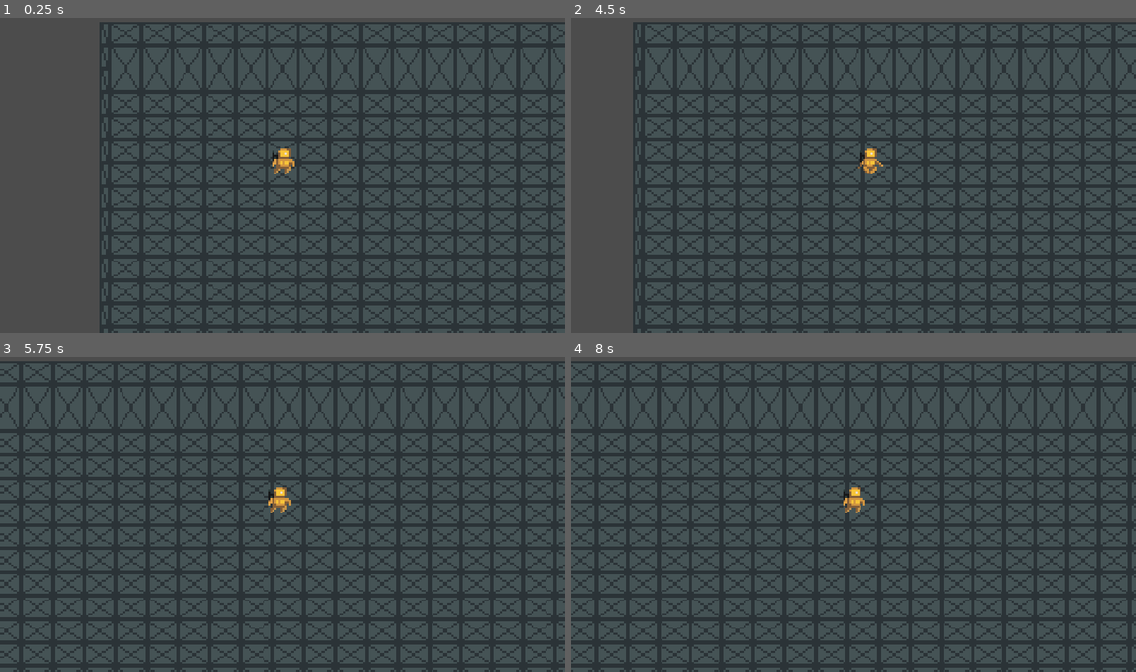
Above: before the commit, frames 1-4 (two rows, left to right).
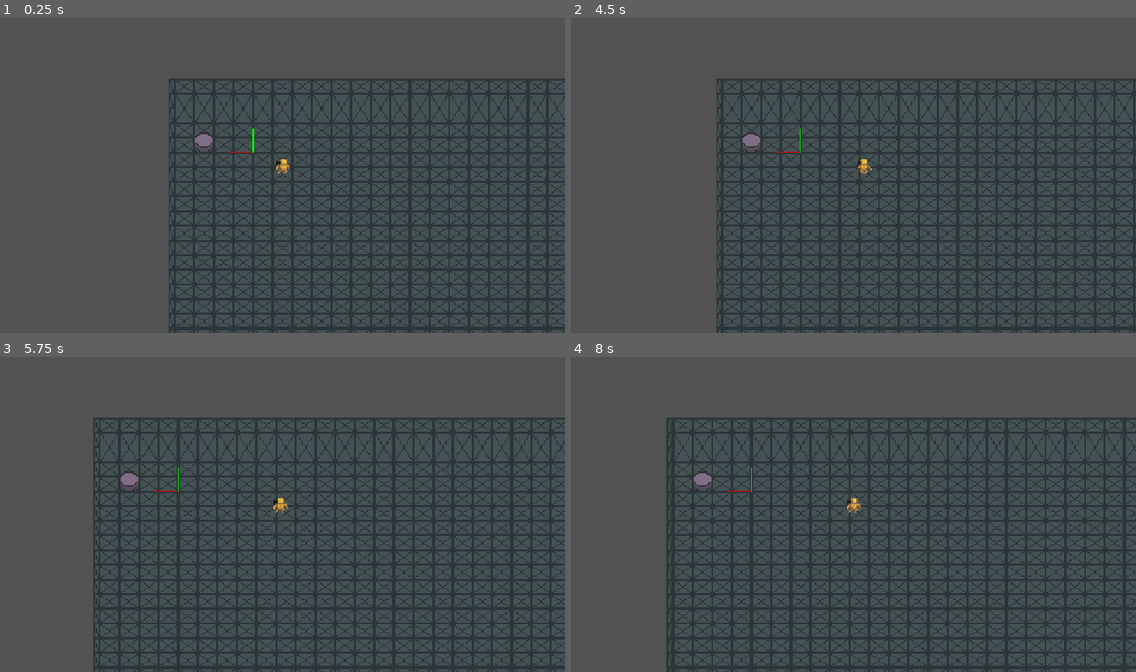
Above: after the commit, the same moments.

Repository: appellatebaton0/gmtk-2026
Game: Godot game, scene res://Scenes/Main.tscn
Same seed, same stepped clock (60 frames per second), same inputs: the game is played once before the commit and once after it.
Inputs:
- Up to frame 1 (0.25 s): no input
- Up to frame 2 (4.5 s): tap Enter at 0.5, 3.5 s; hold L (AtkRight) 0.53-1.28 s; tap Q (Dash) every 0.75 s from 0.6 to 4.35 s; hold K (AtkDown) 1.28-2.03 s; tap Space at 2 s; hold L (AtkRight) 2.03-2.78 s; hold I (AtkUp) 2.78-3.53 s; hold J (AtkLeft) from 3.53 s (still down)
- Up to frame 3 (5.75 s): release J (AtkLeft) at 5.03 s; hold K (AtkDown) from 5.03 s (still down); tap Q (Dash) at 5.1 s
- Up to frame 4 (8 s): release K (AtkDown) at 5.78 s; hold L (AtkRight) 5.78-6.53 s; tap Q (Dash) at 5.85, 6.6, 7.35 s; hold I (AtkUp) 6.53-7.28 s; hold L (AtkRight) from 7.28 s (still down)

The runs differ from the first frame. In frame 1, 37% of the frame differs, in the area x 17-100%, y 1-100%; in frame 2, 40%; in frame 3, 44%; in frame 4, 44%, in the area x 0-100%, y 1-100%.

Commit message:
h3.4 - Pucks & Glowing
Made some stuff glowy, and made the pucks mostly work (everything's gonna mostly work...). Could use a failsafe so that hitting something moving away from you doesn't bounce it back.

Diff:
--- /dev/null
+++ b/Assets/Resources/Environment.tres
@@ -0,0 +1,6 @@
+[gd_resource type="Environment" format=3 uid="uid://bolc6k8s8npy5"]
+
+[resource]
+background_mode = 3
+glow_enabled = true
+glow_bloom = 0.4
--- a/Assets/Resources/Tileset.tres
+++ b/Assets/Resources/Tileset.tres
@@ -8,16 +8,10 @@
 0:0/0 = 0
 1:0/size_in_atlas = Vector2i(1, 3)
 1:0/0 = 0
-1:0/0/physics_layer_0/polygon_0/points = PackedVector2Array(-8, 6, 8, 6, 8, 18, -8, 18)
 2:0/0 = 0
-2:0/0/physics_layer_0/polygon_0/points = PackedVector2Array(3, -6, 8, -6, 8, 6, 3, 6)
 2:1/0 = 0
-2:1/0/physics_layer_0/polygon_0/points = PackedVector2Array(-3, -6, -8, -6, -8, 6, -3, 6)
 2:2/0 = 0
-2:2/0/physics_layer_0/polygon_0/points = PackedVector2Array(8, -6, -8, -6, -8, -1, 8, -1)
 
 [resource]
 tile_size = Vector2i(16, 12)
-physics_layer_0/collision_layer = 1
-physics_layer_0/collision_mask = 127
 sources/0 = SubResource("TileSetAtlasSource_vbg1i")
--- /dev/null
+++ b/Assets/Shaders/ColorGlow.gdshader
@@ -0,0 +1,28 @@
+shader_type canvas_item;
+// Replaces a certain color with another, assumedly glowing color.
+
+uniform float threshold = 0.1;
+uniform vec4 target_color:source_color;
+uniform vec4 result_color:source_color;
+
+float dist(vec4 a, vec4 b)
+{
+	return sqrt(
+		(pow(a.r, 2) - pow(b.r, 2)) +
+		(pow(a.g, 2) - pow(b.g, 2)) +
+		(pow(a.b, 2) - pow(b.b, 2)) +
+		(pow(a.a, 2) - pow(b.a, 2))
+	);
+}
+
+void fragment() {
+	if (dist(COLOR, target_color) <= threshold)
+	{
+		COLOR = result_color;
+	}
+}
+
+//void light() {
+//	// Called for every pixel for every light affecting the CanvasItem.
+//	// Uncomment to replace the default light processing function with this one.
+//}
--- a/Scenes/Main.tscn
+++ b/Scenes/Main.tscn
@@ -3,6 +3,35 @@
 [ext_resource type="TileSet" uid="uid://b0sxh1af74abg" path="res://Assets/Resources/Tileset.tres" id="1_r150o"]
 [ext_resource type="Script" uid="uid://dng6hkdv3fdx8" path="res://Scripts/Camera.gd" id="2_idj7w"]
 [ext_resource type="PackedScene" uid="uid://bk3rtxa1ypj1p" path="res://Scenes/Player.tscn" id="2_kln2b"]
+[ext_resource type="Environment" uid="uid://bolc6k8s8npy5" path="res://Assets/Resources/Environment.tres" id="4_rgh2o"]
+[ext_resource type="PackedScene" uid="uid://dwbp825t03lay" path="res://Scenes/Puck.tscn" id="5_pbw6q"]
+
+[sub_resource type="GDScript" id="GDScript_dhcmq"]
+script/source = "@tool
+extends Node2D
+
+@onready var a_node:Node2D = $A
+@onready var b_node:Node2D = $B
+
+func _process(delta: float) -> void:
+	queue_redraw()
+
+func _draw() -> void:
+
+	var a := a_node.position.normalized()
+	var b := b_node.position.normalized()
+
+	draw_line(Vector2.ZERO, a * 20, Color.RED , 1.0)
+	draw_line(Vector2.ZERO, b * 20, Color.BLUE, 1.0)
+
+	#c=b-2(d dot n)n
+	var c = b - (2 * b.dot(a) * a)
+
+	draw_line(Vector2.ZERO, c * 20, Color.GREEN, 1.0)
+"
+
+[sub_resource type="RectangleShape2D" id="RectangleShape2D_dhcmq"]
+size = Vector2(431, 12)
 
 [node name="Main" type="Node" unique_id=1246740861]
 
@@ -16,5 +45,43 @@
 
 [node name="Camera2D" type="Camera2D" parent="." unique_id=554506989]
 position = Vector2(24, 18)
-zoom = Vector2(4, 4)
+zoom = Vector2(2.5, 2.5)
 script = ExtResource("2_idj7w")
+
+[node name="WorldEnvironment" type="WorldEnvironment" parent="." unique_id=1072975527]
+environment = ExtResource("4_rgh2o")
+
+[node name="CanvasModulate" type="CanvasModulate" parent="." unique_id=1605340611]
+color = Color(0.9122889, 0.9122889, 0.9122887, 1)
+
+[node name="Puck" parent="." unique_id=2011018015 instance=ExtResource("5_pbw6q")]
+position = Vector2(-40, -6)
+
+[node name="TestingGround" type="Node2D" parent="." unique_id=968163292]
+script = SubResource("GDScript_dhcmq")
+
+[node name="A" type="Node2D" parent="TestingGround" unique_id=636193194]
+position = Vector2(-27, 0)
+
+[node name="B" type="Node2D" parent="TestingGround" unique_id=1196630460]
+position = Vector2(0, -9)
+
+[node name="StaticBody2D" type="StaticBody2D" parent="." unique_id=713072858]
+
+[node name="CollisionShape2D" type="CollisionShape2D" parent="StaticBody2D" unique_id=996545147]
+position = Vector2(151.5, -30)
+shape = SubResource("RectangleShape2D_dhcmq")
+
+[node name="CollisionShape2D2" type="CollisionShape2D" parent="StaticBody2D" unique_id=2091323191]
+position = Vector2(151, 282)
+shape = SubResource("RectangleShape2D_dhcmq")
+
+[node name="CollisionShape2D3" type="CollisionShape2D" parent="StaticBody2D" unique_id=1323720647]
+position = Vector2(-70, 128)
+rotation = 1.5707964
+shape = SubResource("RectangleShape2D_dhcmq")
+
+[node name="CollisionShape2D4" type="CollisionShape2D" parent="StaticBody2D" unique_id=491503920]
+position = Vector2(373, 128)
+rotation = 1.5707964
+shape = SubResource("RectangleShape2D_dhcmq")
--- a/Scenes/Player.tscn
+++ b/Scenes/Player.tscn
@@ -3,9 +3,16 @@
 [ext_resource type="Script" uid="uid://dvaxcquvh2phj" path="res://Scripts/Player.gd" id="1_rpqav"]
 [ext_resource type="Texture2D" uid="uid://coyucdr4cc3tc" path="res://Assets/Textures/PlayerAttack.png" id="2_gntrk"]
 [ext_resource type="Texture2D" uid="uid://bd7ofmndhmht4" path="res://Assets/Textures/Player.png" id="2_kyqiw"]
+[ext_resource type="Shader" uid="uid://cv37b3j8bva31" path="res://Assets/Shaders/ColorGlow.gdshader" id="3_dewec"]
 
 [sub_resource type="RectangleShape2D" id="RectangleShape2D_dhcmq"]
 size = Vector2(14, 6)
+
+[sub_resource type="RectangleShape2D" id="RectangleShape2D_ncx8q"]
+size = Vector2(18, 6.667)
+
+[sub_resource type="RectangleShape2D" id="RectangleShape2D_kyqiw"]
+size = Vector2(6, 24)
 
 [sub_resource type="AtlasTexture" id="AtlasTexture_u7x0b"]
 atlas = ExtResource("2_gntrk")
@@ -172,6 +179,12 @@
 "speed": 22.0
 }]
 
+[sub_resource type="ShaderMaterial" id="ShaderMaterial_xp48g"]
+shader = ExtResource("3_dewec")
+shader_parameter/threshold = 0.1
+shader_parameter/target_color = Color(0.91764706, 0.8784314, 0.8666667, 1)
+shader_parameter/result_color = Color(2.417, 2.316, 2.288, 1)
+
 [sub_resource type="AtlasTexture" id="AtlasTexture_gntrk"]
 atlas = ExtResource("2_kyqiw")
 region = Rect2(192, 0, 16, 16)
@@ -307,49 +320,53 @@
 "speed": 8.0
 }]
 
-[sub_resource type="RectangleShape2D" id="RectangleShape2D_ncx8q"]
-size = Vector2(18, 6.667)
-
-[sub_resource type="RectangleShape2D" id="RectangleShape2D_kyqiw"]
-size = Vector2(6, 24)
-
 [node name="Player" type="CharacterBody2D" unique_id=185942452 groups=["Player"]]
 collision_layer = 2
 script = ExtResource("1_rpqav")
+attack_damage = 20.0
 
 [node name="CollisionShape2D" type="CollisionShape2D" parent="." unique_id=129116552]
 shape = SubResource("RectangleShape2D_dhcmq")
 
+[node name="Area2D" type="Area2D" parent="." unique_id=2122509734]
+collision_layer = 0
+collision_mask = 4
+
+[node name="Right" type="CollisionShape2D" parent="Area2D" unique_id=650746539]
+position = Vector2(12.8, 0)
+rotation = -1.5707964
+shape = SubResource("RectangleShape2D_ncx8q")
+
+[node name="Left" type="CollisionShape2D" parent="Area2D" unique_id=947485942]
+position = Vector2(-12.8, 0)
+rotation = -1.5707964
+shape = SubResource("RectangleShape2D_ncx8q")
+
+[node name="Down" type="CollisionShape2D" parent="Area2D" unique_id=1656603872]
+position = Vector2(0, 9.6)
+rotation = -1.5707964
+shape = SubResource("RectangleShape2D_kyqiw")
+
+[node name="Up" type="CollisionShape2D" parent="Area2D" unique_id=762481332]
+position = Vector2(0, -9.6)
+rotation = -1.5707964
+shape = SubResource("RectangleShape2D_kyqiw")
+
 [node name="AttackAnim" type="AnimatedSprite2D" parent="." unique_id=218776929]
+modulate = Color(1.8247963, 1.8247963, 1.8247963, 0.3372549)
 texture_filter = 1
 position = Vector2(0, -5)
 sprite_frames = SubResource("SpriteFrames_v4dds")
 animation = &"Vertical"
+frame = 12
+frame_progress = 1.0
 
 [node name="Sprite2D" type="AnimatedSprite2D" parent="." unique_id=1071092971]
 texture_filter = 1
+material = SubResource("ShaderMaterial_xp48g")
 position = Vector2(0, -8)
 sprite_frames = SubResource("SpriteFrames_dhcmq")
 animation = &"Attack"
 
-[node name="Area2D" type="Area2D" parent="." unique_id=2122509734]
-
-[node name="Right" type="CollisionShape2D" parent="Area2D" unique_id=650746539]
-position = Vector2(12.8, 0)
-rotation = -1.5707964
-shape = SubResource("RectangleShape2D_ncx8q")
-
-[node name="Left" type="CollisionShape2D" parent="Area2D" unique_id=947485942]
-position = Vector2(-12.8, 0)
-rotation = -1.5707964
-shape = SubResource("RectangleShape2D_ncx8q")
-
-[node name="Down" type="CollisionShape2D" parent="Area2D" unique_id=1656603872]
-position = Vector2(0, 9.6)
-rotation = -1.5707964
-shape = SubResource("RectangleShape2D_kyqiw")
-
-[node name="Up" type="CollisionShape2D" parent="Area2D" unique_id=762481332]
-position = Vector2(0, -9.6)
-rotation = -1.5707964
-shape = SubResource("RectangleShape2D_kyqiw")
+[connection signal="area_entered" from="Area2D" to="." method="_on_area_hit"]
+[connection signal="body_entered" from="Area2D" to="." method="_on_body_hit"]
--- /dev/null
+++ b/Scenes/Puck.tscn
@@ -0,0 +1,20 @@
+[gd_scene format=3 uid="uid://dwbp825t03lay"]
+
+[ext_resource type="Texture2D" uid="uid://bxfkwbgyncdp" path="res://Assets/Textures/Puck.png" id="1_5ddw5"]
+[ext_resource type="Script" uid="uid://blhblgl6vuper" path="res://Scripts/Puck.gd" id="1_kf2af"]
+
+[sub_resource type="RectangleShape2D" id="RectangleShape2D_ncx8q"]
+size = Vector2(16, 12)
+
+[node name="Puck" type="CharacterBody2D" unique_id=686180773]
+collision_layer = 4
+collision_mask = 11
+script = ExtResource("1_kf2af")
+
+[node name="CollisionShape2D" type="CollisionShape2D" parent="." unique_id=813560207]
+shape = SubResource("RectangleShape2D_ncx8q")
+
+[node name="Sprite2D" type="Sprite2D" parent="." unique_id=1516124654]
+texture_filter = 1
+position = Vector2(0, -2)
+texture = ExtResource("1_5ddw5")
--- a/Scripts/Player.gd
+++ b/Scripts/Player.gd
@@ -135,6 +135,8 @@
 
 		velocity = Vector2.ZERO
 
+		atk_anim.stop()
+
 		if attack_direction.x != 0:
 			atk_anim.play("Horizontal")
 
@@ -166,5 +168,11 @@
 	if not attack_colliders.has(direction): return
 
 	disable_colliders()
-	print(attack_colliders[direction])
 	attack_colliders[direction].disabled = false
+
+
+
+func _on_body_hit(body: Node2D) -> void:
+	if body is Puck: body.hit(attack_direction * attack_damage)
+	print(attack_direction)
+	pass # Replace with function body.
--- /dev/null
+++ b/Scripts/Puck.gd
@@ -0,0 +1,28 @@
+class_name Puck extends CharacterBody2D
+
+# The conversion rate between force and speed.
+const CONVERSION_RATE := 0.5
+
+const HITSTOP_LENGTH := 0.4
+var hitstop_timer := 0.0
+
+# Called every frame. 'delta' is the elapsed time since the previous frame.
+func _process(delta: float) -> void:
+
+
+	if hitstop_timer > 0.0:
+		$Sprite2D.offset = Vector2(randf(), randf()) * 2.
+		hitstop_timer = move_toward(hitstop_timer, 0.0, delta)
+	else:
+		$Sprite2D.offset = Vector2.ZERO
+
+		var collision_info = move_and_collide(velocity * delta)
+		if collision_info:
+			velocity = velocity.bounce(collision_info.get_normal())
+
+func hit(with:Vector2):
+	var direction := with.normalized()
+
+	hitstop_timer = HITSTOP_LENGTH
+
+	velocity = velocity.bounce(direction) + with
Not shown, added: Assets/Shaders/ColorGlow.gdshader.uid
Binary file added: Assets/Textures/Puck.png
Not shown, added: Assets/Textures/Puck.png.import
Not shown, added: Scripts/Puck.gd.uid
